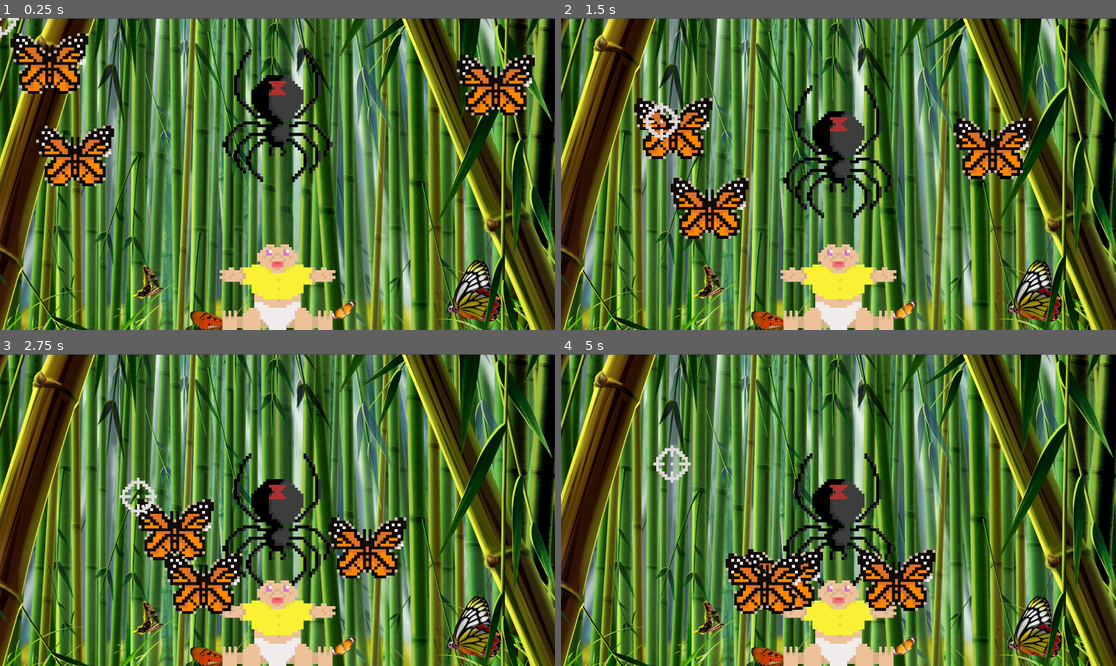
Above: before the commit, frames 1-4 (two rows, left to right).
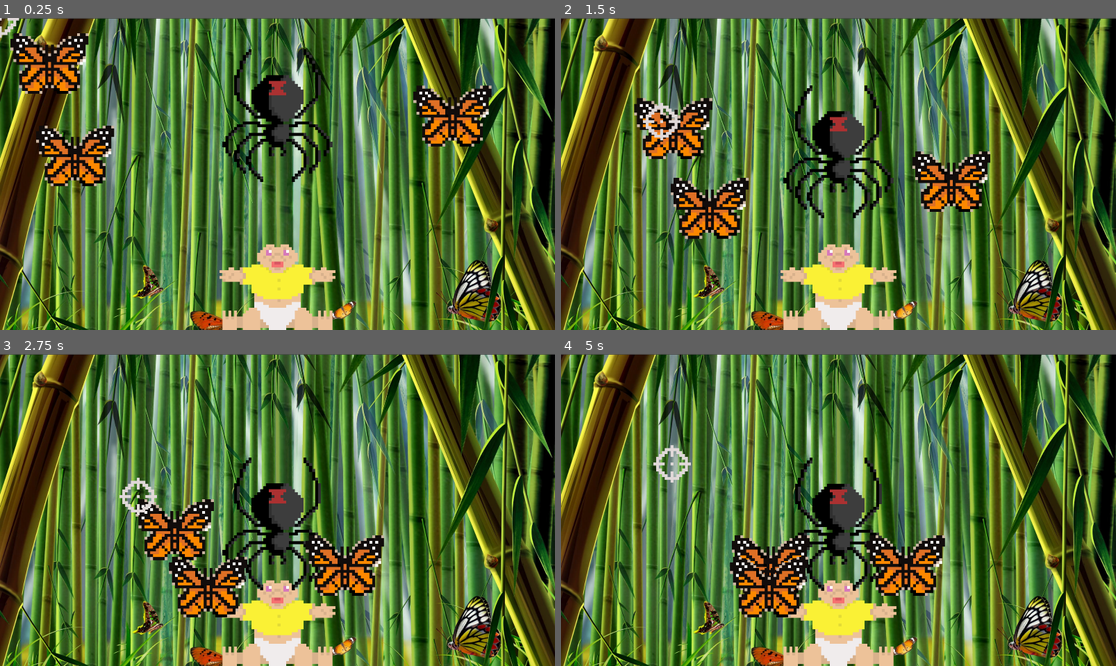
Above: after the commit, the same moments.

Repository: solograppler/SaurHunt
Game: Godot game, scene res://src/Levels/Terrain.tscn
Two runs of this game, one before a commit and one after it. Both use one fixed random seed, a clock stepped at 60 frames per second and the inputs below. The project has no main scene, so this scene is started directly.
Inputs (mouse positions are in pixels of both pictures, inside the frame that each line leads up to):
- Up to frame 1 (0.25 s): no input
- Up to frame 2 (1.5 s): move the mouse to (838, 189) at 0.52 s; click (838, 189) at 0.67 s; move the mouse to (660, 120) at 1.27 s; click (660, 120) at 1.42 s
- Up to frame 3 (2.75 s): move the mouse to (138, 494) at 2.02 s; click (138, 494) at 2.17 s
- Up to frame 4 (5 s): move the mouse to (766, 588) at 2.77 s; click (766, 588) at 2.92 s; move the mouse to (894, 584) at 3.52 s; click (894, 584) at 3.67 s; move the mouse to (672, 463) at 4.27 s; click (672, 463) at 4.42 s

The runs differ from the first frame. In frame 1, 3.3% of the frame differs, in the area x 74-97%, y 11-42%; in frame 2, 3.5%; in frame 3, 6.5%; in frame 4, 6.8%, in the area x 29-70%, y 31-85%.

Commit message:
created hit detection with butterflies

Diff:
--- a/src/Actors/Papillon.gd
+++ b/src/Actors/Papillon.gd
@@ -15,7 +15,6 @@
 #func _process(delta):
 
 func _input_event(viewport, event, shape_idx): # this handles mouse events
-
 	if event is InputEventMouseButton and event.is_pressed() and event.button_index == BUTTON_LEFT:
 		_health -= _dmg
 		print(_health)
--- a/src/Actors/Papillon.tscn
+++ b/src/Actors/Papillon.tscn
@@ -1,14 +1,19 @@
-[gd_scene load_steps=3 format=2]
+[gd_scene load_steps=5 format=2]
 
 [ext_resource path="res://assets/Papillon.png" type="Texture" id=1]
+[ext_resource path="res://src/Actors/Papillon.gd" type="Script" id=2]
 
 [sub_resource type="RectangleShape2D" id=1]
 extents = Vector2( 72, 72 )
+
+[sub_resource type="RectangleShape2D" id=2]
+extents = Vector2( 80, 77 )
 
 [node name="Papillon" type="KinematicBody2D"]
 input_pickable = true
 collision_layer = 2
 collision_mask = 5
+script = ExtResource( 2 )
 
 [node name="Papillon" type="Sprite" parent="."]
 position = Vector2( 0, -105 )
@@ -17,3 +22,9 @@
 [node name="CollisionShape2D" type="CollisionShape2D" parent="."]
 position = Vector2( 0, -90 )
 shape = SubResource( 1 )
+
+[node name="bad" type="Area2D" parent="."]
+
+[node name="CollisionShape2D" type="CollisionShape2D" parent="bad"]
+position = Vector2( 0, -91 )
+shape = SubResource( 2 )
--- /dev/null
+++ b/src/Actors/Sinclair.gd
@@ -0,0 +1,22 @@
+extends KinematicBody2D
+
+
+# Declare member variables here. Examples:
+# var a: int = 2
+# var b: String = "text"
+
+
+# Called when the node enters the scene tree for the first time.
+#func _ready() -> void:
+#	pass # Replace with function body.
+
+
+# Called every frame. 'delta' is the elapsed time since the previous frame.
+#func _process(delta: float) -> void:
+#	pass
+
+
+func _on_Area2D_area_shape_entered(area_id: int, area: Area2D, area_shape: int, self_shape: int) -> void:
+	if "bad" in area.get_name():
+		print('HELP')
+	pass # Replace with function body.
--- a/src/Actors/Sinclair.tscn
+++ b/src/Actors/Sinclair.tscn
@@ -1,12 +1,30 @@
-[gd_scene load_steps=2 format=2]
+[gd_scene load_steps=5 format=2]
 
 [ext_resource path="res://assets/Sinclair.png" type="Texture" id=1]
+[ext_resource path="res://src/Actors/Sinclair.gd" type="Script" id=2]
+
+[sub_resource type="RectangleShape2D" id=1]
+extents = Vector2( 168, 128 )
+
+[sub_resource type="RectangleShape2D" id=2]
+extents = Vector2( 176, 136 )
 
 [node name="Sinclair" type="KinematicBody2D"]
-
-[node name="CollisionPolygon2D" type="CollisionPolygon2D" parent="."]
-polygon = PoolVector2Array( 192, 0, 192, -72, 136, -72, 136, -48, 120, -48, 120, -64, 104, -80, 80, -80, 80, -128, 88, -128, 88, -160, 128, -160, 128, -176, 184, -176, 184, -208, 128, -208, 128, -216, 88, -216, 88, -224, 56, -224, 56, -240, 64, -240, 64, -264, 56, -264, 56, -280, 48, -280, 48, -288, 40, -288, 40, -296, 16, -296, 16, -288, -16, -288, -16, -296, -40, -296, -40, -288, -48, -288, -48, -280, -56, -280, -56, -264, -64, -264, -64, -240, -56, -240, -56, -224, -88, -224, -88, -216, -128, -216, -128, -208, -184, -208, -184, -176, -128, -176, -128, -160, -88, -160, -88, -128, -80, -128, -80, -80, -104, -80, -120, -64, -120, -48, -136, -48, -136, -72, -192, -72, -192, 0 )
+script = ExtResource( 2 )
 
 [node name="Sinclair" type="Sprite" parent="."]
 position = Vector2( 0, -150 )
 texture = ExtResource( 1 )
+
+[node name="CollisionShape2D" type="CollisionShape2D" parent="."]
+modulate = Color( 0.792157, 0.937255, 0.0901961, 1 )
+position = Vector2( 0, -136 )
+shape = SubResource( 1 )
+
+[node name="Area2D" type="Area2D" parent="."]
+
+[node name="CollisionShape2D" type="CollisionShape2D" parent="Area2D"]
+modulate = Color( 0.956863, 0.0431373, 0.0431373, 1 )
+position = Vector2( 0, -135 )
+shape = SubResource( 2 )
+[connection signal="area_shape_entered" from="Area2D" to="." method="_on_Area2D_area_shape_entered"]
--- a/src/Actors/SpiderBoss.gd
+++ b/src/Actors/SpiderBoss.gd
@@ -20,3 +20,7 @@
 	if _health <= 0:
 		queue_free()
 	pass
+
+func _on_body_entered(body):
+	if body.is_in_group("Enemies"):
+		print("hit")
--- a/src/Levels/Terrain.tscn
+++ b/src/Levels/Terrain.tscn
@@ -1,10 +1,9 @@
-[gd_scene load_steps=7 format=2]
+[gd_scene load_steps=6 format=2]
 
 [ext_resource path="res://assets/levelBKG.png" type="Texture" id=1]
 [ext_resource path="res://src/Actors/Sinclair.tscn" type="PackedScene" id=2]
 [ext_resource path="res://src/Actors/SpiderBoss.tscn" type="PackedScene" id=3]
 [ext_resource path="res://src/Actors/Player.tscn" type="PackedScene" id=4]
-[ext_resource path="res://src/Actors/Papillon.gd" type="Script" id=5]
 [ext_resource path="res://src/Actors/Papillon.tscn" type="PackedScene" id=6]
 
 [node name="LevelTemplate" type="Node2D"]
@@ -26,19 +25,15 @@
 
 [node name="Papillon" parent="." instance=ExtResource( 6 )]
 position = Vector2( 128.223, 214.278 )
-script = ExtResource( 5 )
 
 [node name="Papillon3" parent="." instance=ExtResource( 6 )]
 position = Vector2( 128.223, 214.278 )
-script = ExtResource( 5 )
 
 [node name="Papillon2" parent="." instance=ExtResource( 6 )]
 position = Vector2( 209.089, 542.499 )
-script = ExtResource( 5 )
 
 [node name="Papillon4" parent="." instance=ExtResource( 6 )]
-position = Vector2( 1759.81, 290.387 )
-script = ExtResource( 5 )
+position = Vector2( 1608.62, 396.22 )
 
 [node name="CrossHair" parent="." instance=ExtResource( 4 )]
 position = Vector2( 960, 540 )
